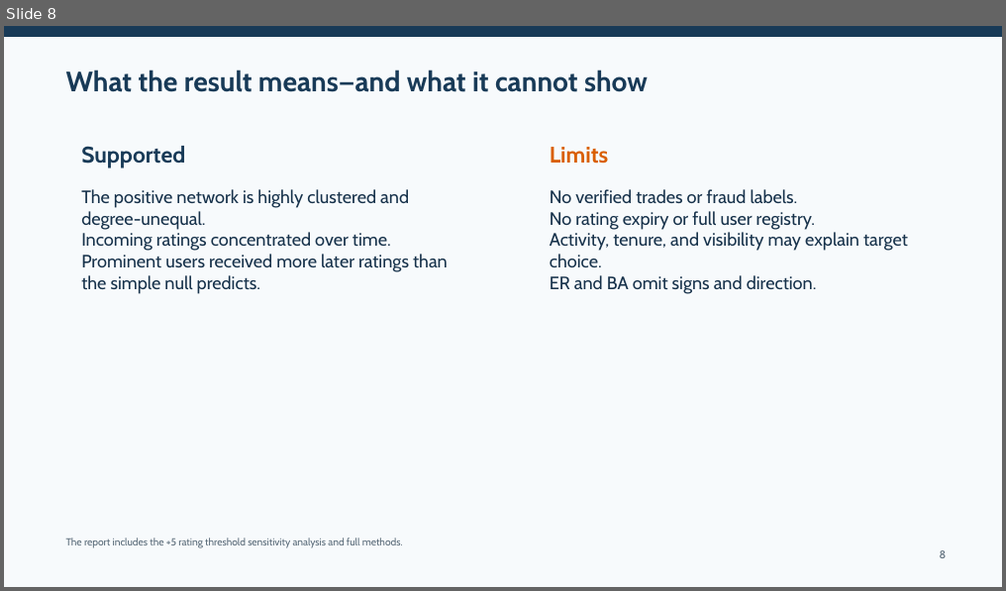
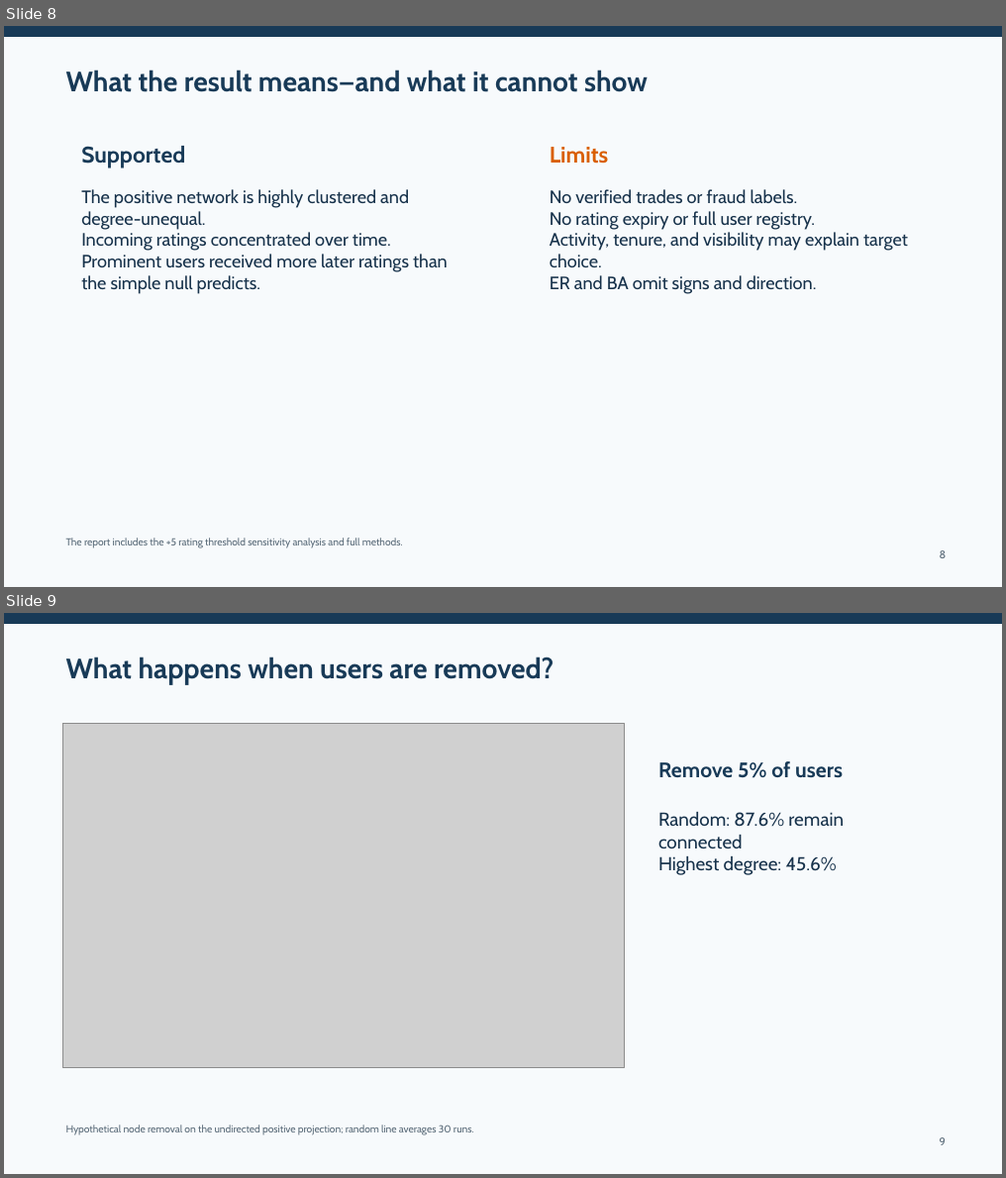
Before and after one commit to O-2wice/bitcoin-otc-trust-network-science, a slide deck: presentation/bitcoin_otc_network_science.pptx. Shown one above the other, each under a label of ours: slide 8 before the commit, slides 8 and 9 after it. The pictures are 1006x591 and 1006x1178 pixels, drawn with LibreOffice and Linux fonts; fonts in the diff are those of the drawing; grey boxes stand for pictures. Boxes give left, top, right and bottom in pixels: in the first picture for what was removed or moved away, otherwise in the second. Text is boxed around its words. In the diff, an @@ line names an element or a change of style, - is before the commit and + after.

Commit message:
Add random and targeted node removal analysis

```diff
--- a/presentation/bitcoin_otc_network_science.pptx
+++ b/presentation/bitcoin_otc_network_science.pptx
@@ slide 9 added at bbox=[4, 613, 1002, 1174], background #F7FAFC @@
@@ rectangle added at bbox=[4, 613, 1002, 624], fill #183A57 @@
@@ text added at bbox=[66, 657, 553, 684], 27 pt, text #183A57, bold @@
+What happens when users are removed?
@@ picture added at bbox=[62, 723, 624, 1068] @@
@@ text added at bbox=[658, 761, 843, 778], 20.2 pt, text #183A57, bold @@
+Remove 5% of users
@@ text added at bbox=[658, 812, 844, 875], 18 pt, text #17324B @@
+Random: 87.6% remain connected
+Highest degree: 45.6%
@@ text added at bbox=[66, 1125, 474, 1136], 9.8 pt, text #596A78 @@
+Hypothetical node removal on the undirected positive projection; random line averages 30 runs.
@@ text added at bbox=[940, 1138, 945, 1146], 10.5 pt, text #596A78 @@
+9
```
Also in this commit, not shown: 1 slide changed, 7 other files.
